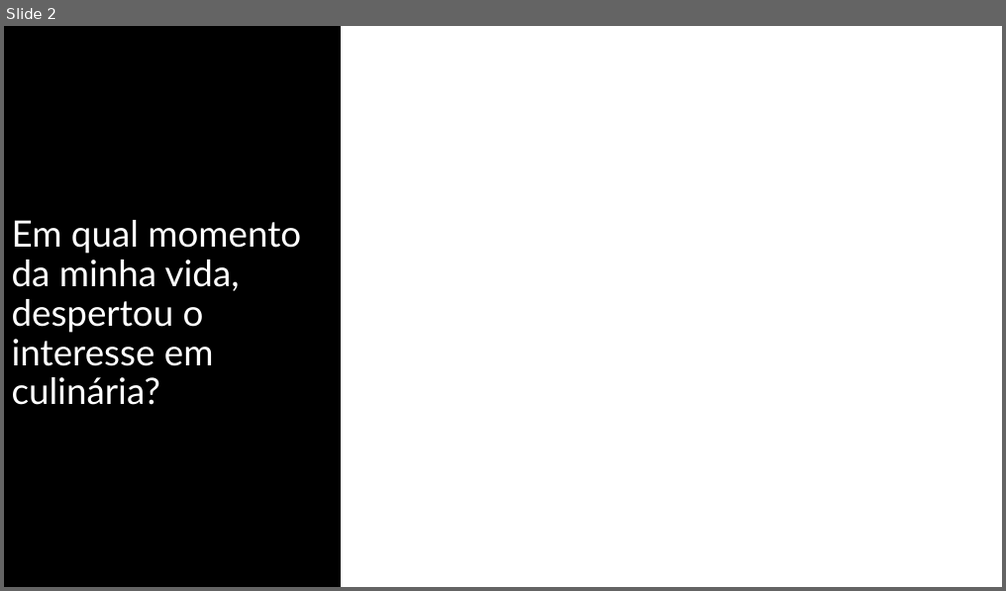
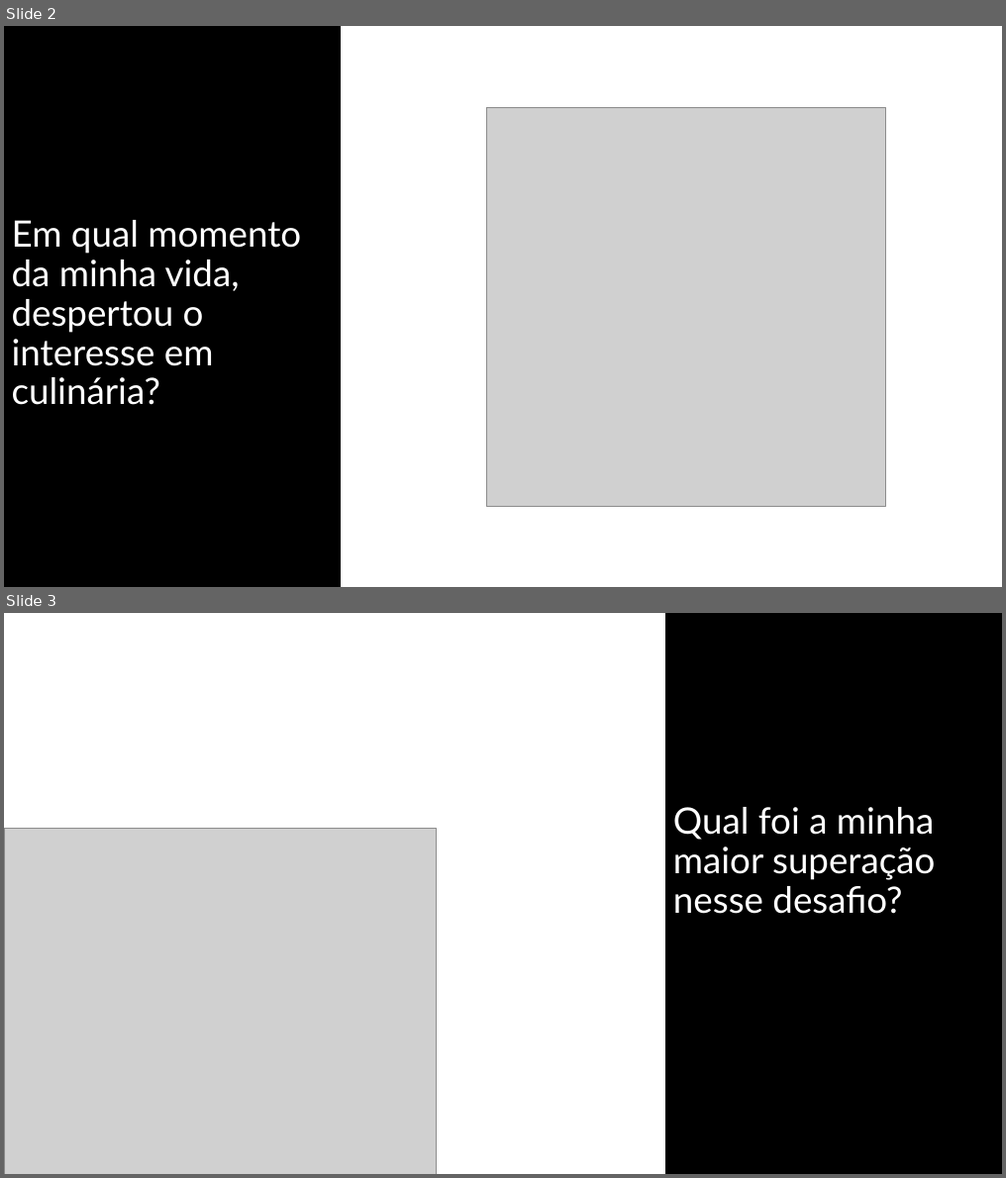
Before and after one commit to Yuri-Cruz/Chef-Help-Site-Projeto-Individual-, a slide deck: Documentação/Apresentação.pptx. Shown one above the other, each under a label of ours: slide 2 before the commit, slides 2 and 3 after it. The pictures are 1006x591 and 1006x1178 pixels, drawn with LibreOffice and Linux fonts; fonts in the diff are those of the drawing; grey boxes stand for pictures. Boxes give left, top, right and bottom in pixels: in the first picture for what was removed or moved away, otherwise in the second. Text is boxed around its words. In the diff, an @@ line names an element or a change of style, - is before the commit and + after.

```diff
--- a/Documentação/Apresentação.pptx
+++ b/Documentação/Apresentação.pptx
@@ slide 3 added at <box>4,613,1002,1174</box>, background #FFFFFF @@
@@ text added at <box>665,613,1002,1174</box>, fill #000000, outline #000000 1 pt, 35 pt, text #FFFFFF @@
+Qual foi a minha maior superação nesse desafio?
@@ picture added at <box>4,829,436,1174</box> @@
@@ slide 2 changed as well @@
@@ picture added at <box>487,107,886,506</box> @@
```
Also in this commit, not shown: 1 other slide changed, 3 other slides added, 20 other files.
